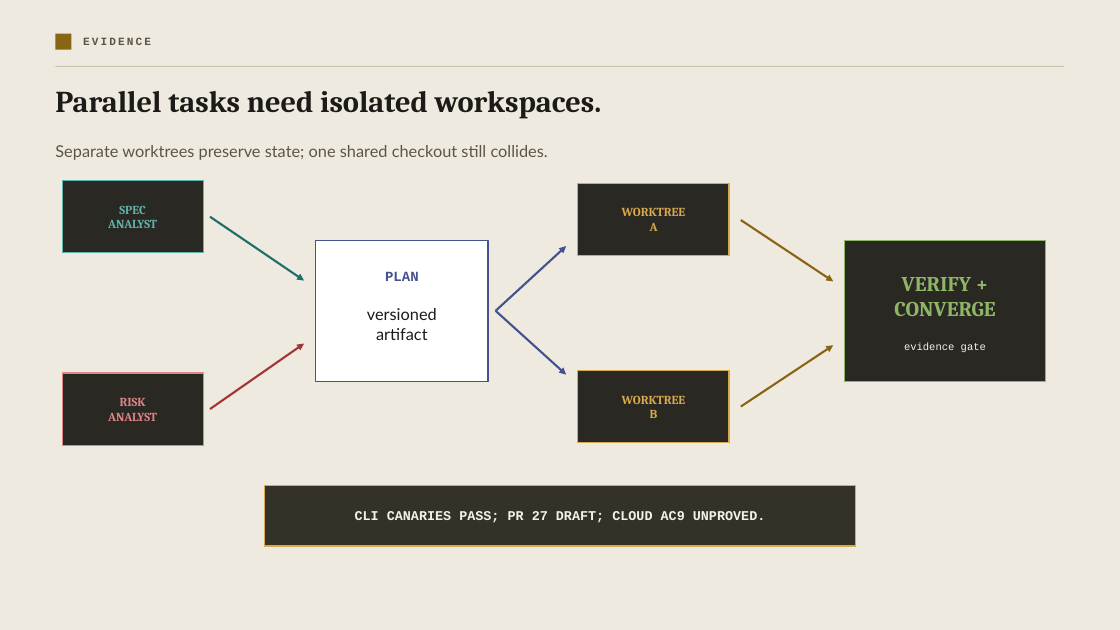
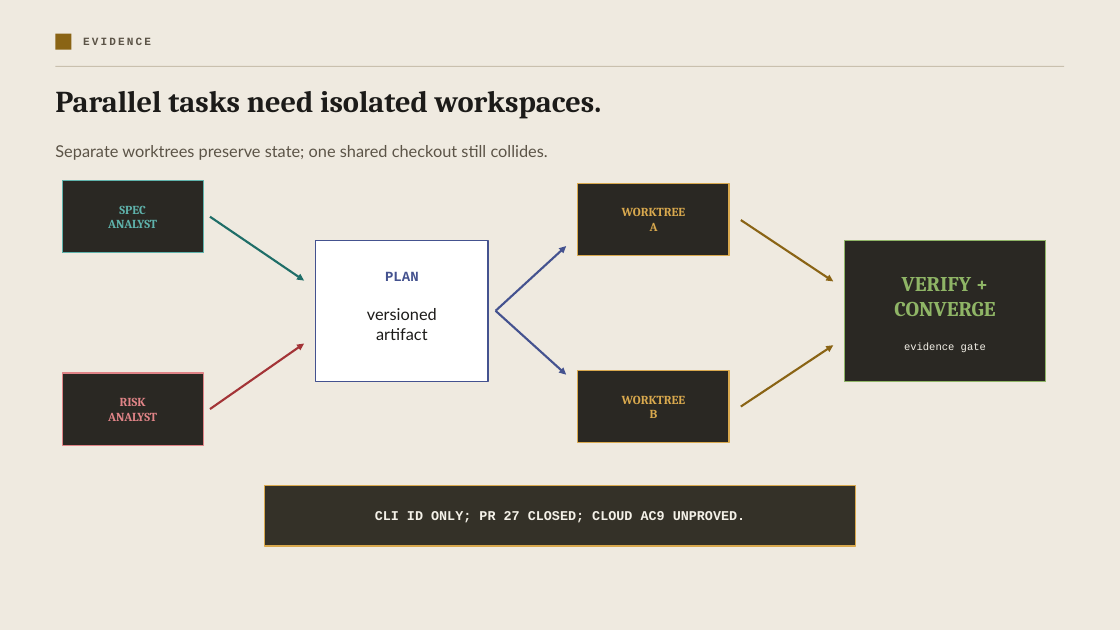
Before and after one commit to webmaxru/ai-engineering-system, a slide deck: slide 24 of From-agents-to-engineering-systems.pptx. Drawn at 1120x630 pixels with LibreOffice and Linux fonts; fonts in the diff are those of the drawing. Boxes give left, top, right and bottom in pixels: in the first picture for what was removed or moved away, otherwise in the second. Text is boxed around its words. In the diff, an @@ line names an element or a change of style, - is before the commit and + after.

```diff
--- a/From-agents-to-engineering-systems.pptx
+++ b/From-agents-to-engineering-systems.pptx
@@ text at (x1=375, y1=511, x2=745, y2=523): text changed @@
-CLI CANARIES PASS; PR 27 DRAFT; CLOUD AC9 UNPROVED.
+CLI ID ONLY; PR 27 CLOSED; CLOUD AC9 UNPROVED.
```
Also in this commit, not shown: 1 other slide changed, 8 other files.
